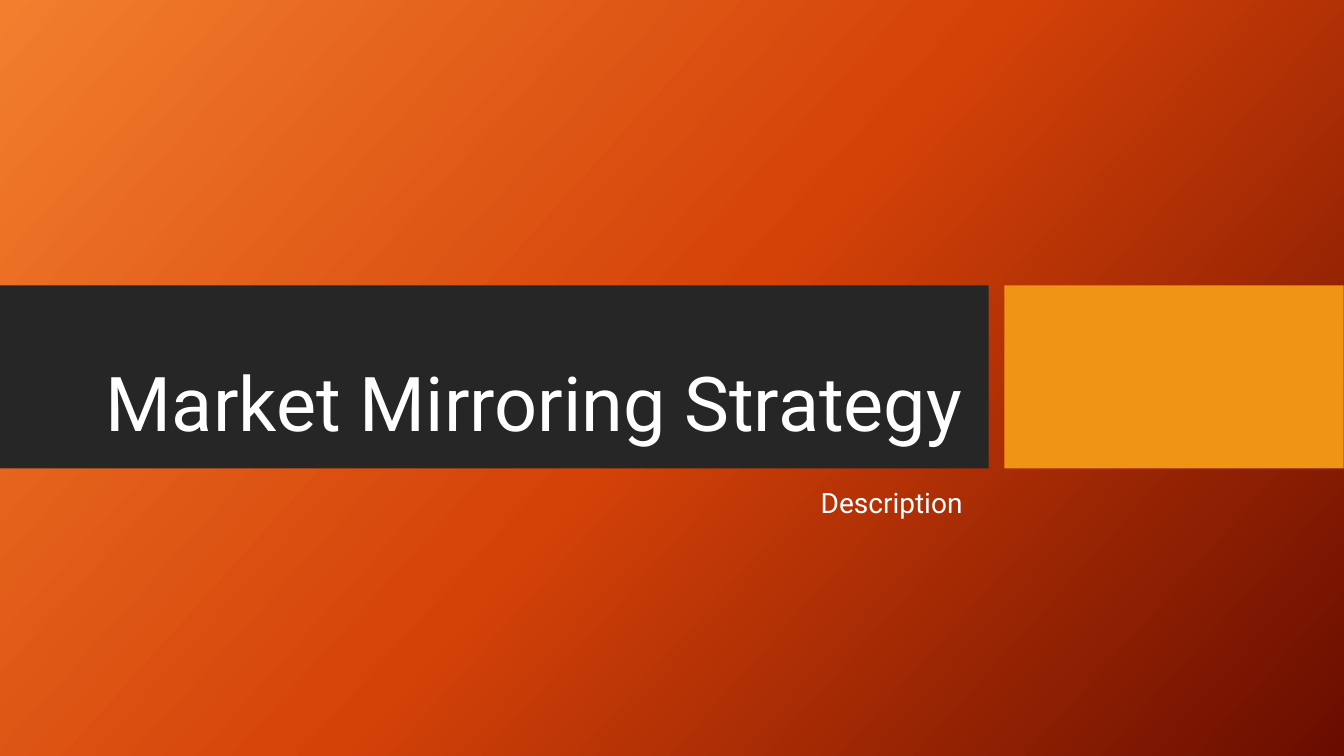
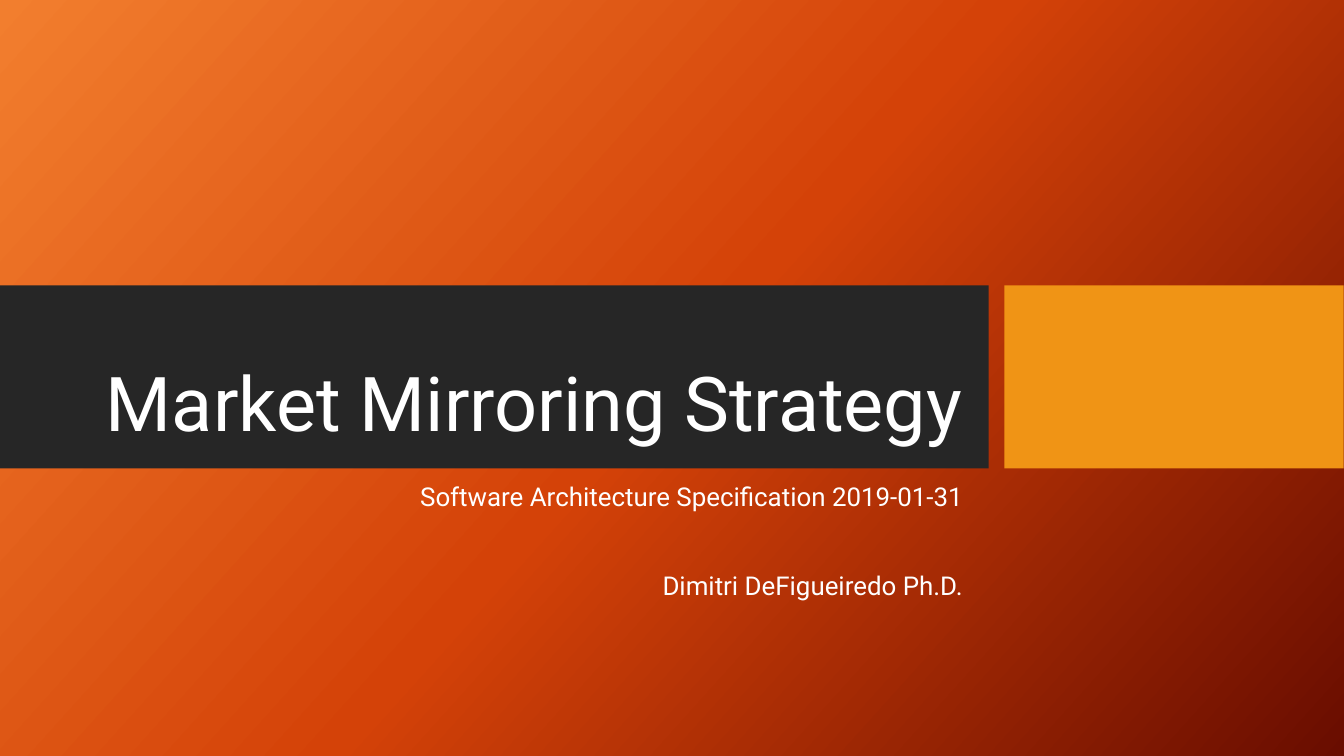
Before and after one commit to dimitri-xyz/frtrader, a slide deck: slide 1 of doc/mirroring-strategy-2.pptx. Drawn at 1344x756 pixels with LibreOffice and Linux fonts; fonts in the diff are those of the drawing; background and template pictures are left out. Boxes give left, top, right and bottom in pixels: in the first picture for what was removed or moved away, otherwise in the second. Text is boxed around its words. In the diff, an @@ line names an element or a change of style, - is before the commit and + after.

Commit message:
Cosmetic update powerpoint presentation

```diff
--- a/doc/mirroring-strategy-2.pptx
+++ b/doc/mirroring-strategy-2.pptx
@@ subtitle at bbox=[420, 486, 963, 601]: text changed; size 20 to 18.5 pt @@
-Description
+Software Architecture Specification 2019-01-31
+Dimitri DeFigueiredo Ph.D.
```
Also in this commit, not shown: 1 other file.
